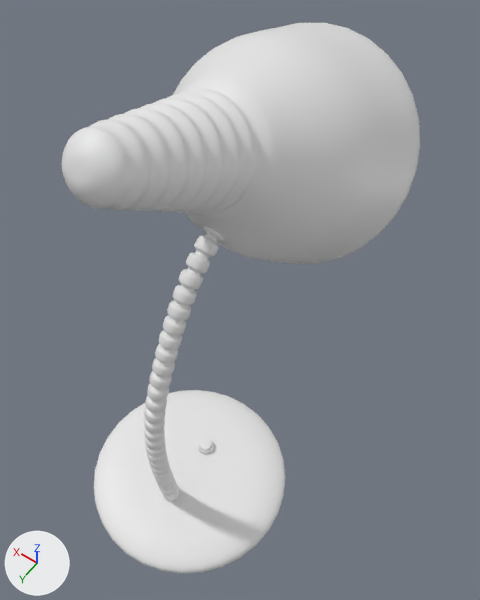
Renders of the Blender file PSMG_SS_2015_VGHS/Assets/3D/Guestroom/Schlafzimmer_Lampe.blend from each side of a commit.
Camera for both pictures: a 50 mm lens placed at (-1.89, 1.83, 5.98), pointed at (-0.1, -0.67, 2.06). Lighting does not change. The marker at lower left points along +X, +Y and +Z.
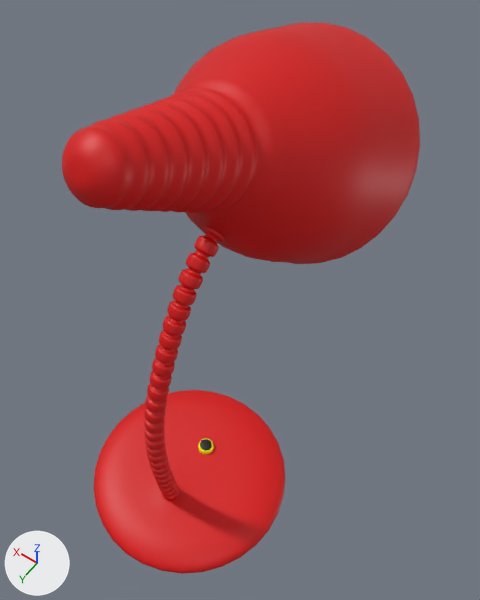
Location of each change, [x1, y1, x2, y2] in pixels of the pictures (480 x 600 px):
'Lampenschirm', recoloured, surface changed (grey to red)
    both: [62, 23, 420, 264]
'Circle.001', recoloured (grey to red)
    both: [144, 227, 224, 501]
'Cylinder', recoloured
    both: [200, 439, 211, 450]
part 1 of me_circle, recoloured (white to red)
    both: [94, 390, 285, 574]
part 3 of me_circle_003, recoloured
    both: [198, 438, 214, 455]

The change, as a list of edits to the scene's bpy script:
```text
Add img_guestroom_lamp_jpg:
    img_guestroom_lamp_jpg = load_image('guestroom_lamp.jpg', '../../../Blenderfiles/guest-room/textures/guestroom_lamp.jpg', 1024, 1024, 'sRGB')
Add mat_guestroom_lamp_jpg:
    mat_guestroom_lamp_jpg = principled_material('guestroom_lamp.jpg')
    mat_guestroom_lamp_jpg.texture = img_guestroom_lamp_jpg
Change me_circle:
    where me_circle.from_pydata(...)  # 56 vertices, 48 faces; spans x -1.0..1.0, y -1.0..1.0, z 0.0..0.15
    used by ob_standfuss; location = (0.0, 0.0, 0.0)
    me_circle part 1: 48 faces spanning x -1.0..1.0, y -1.0..1.0, z 0.0..0.15 switch from no material to mat_guestroom_lamp_jpg (picture img_guestroom_lamp_jpg)
Change me_circle_001:
    where me_circle_001.from_pydata(...)  # 48 vertices, 40 faces; spans x -0.365..0.365, y -0.365..0.365, z -0.476..0.015
    add me_circle_001.materials.append(mat_guestroom_lamp_jpg)  # picture img_guestroom_lamp_jpg
Change me_circle_002:
    where me_circle_002.from_pydata(...)  # 177 vertices, 176 faces; spans x -0.87..1.09, y -0.99..0.99, z -3.29..-0.79
    used by ob_lampenschirm; location = (0.0, -2.483, 2.469); rotation_euler = (3.142, 1.067, 1.571), in degrees (180, 61, 90)
    me_circle_002 part 2: texture (UV) coordinates changed
    add me_circle_002.materials.append(mat_guestroom_lamp_jpg)  # picture img_guestroom_lamp_jpg
Change me_circle_003:
    where me_circle_003.from_pydata(...)  # 33 vertices, 32 faces; spans x -0.9..0.9, y -0.9..0.9, z 0.13..0.76
    used by ob_circle; location = (0.0, -0.259, 0.125); scale = (0.091, 0.091, 0.091)
    me_circle_003 part 3: 32 faces spanning x -0.9..0.9, y -0.9..0.9, z 0.13..0.76 switch from no material to mat_guestroom_lamp_jpg (picture img_guestroom_lamp_jpg)
Change me_cylinder_002:
    where me_cylinder_002.from_pydata(...)  # 64 vertices, 34 faces; spans x -1.0..1.0, y -1.0..1.0, z -1.0..1.0
    add me_cylinder_002.materials.append(mat_guestroom_lamp_jpg)  # picture img_guestroom_lamp_jpg
```
